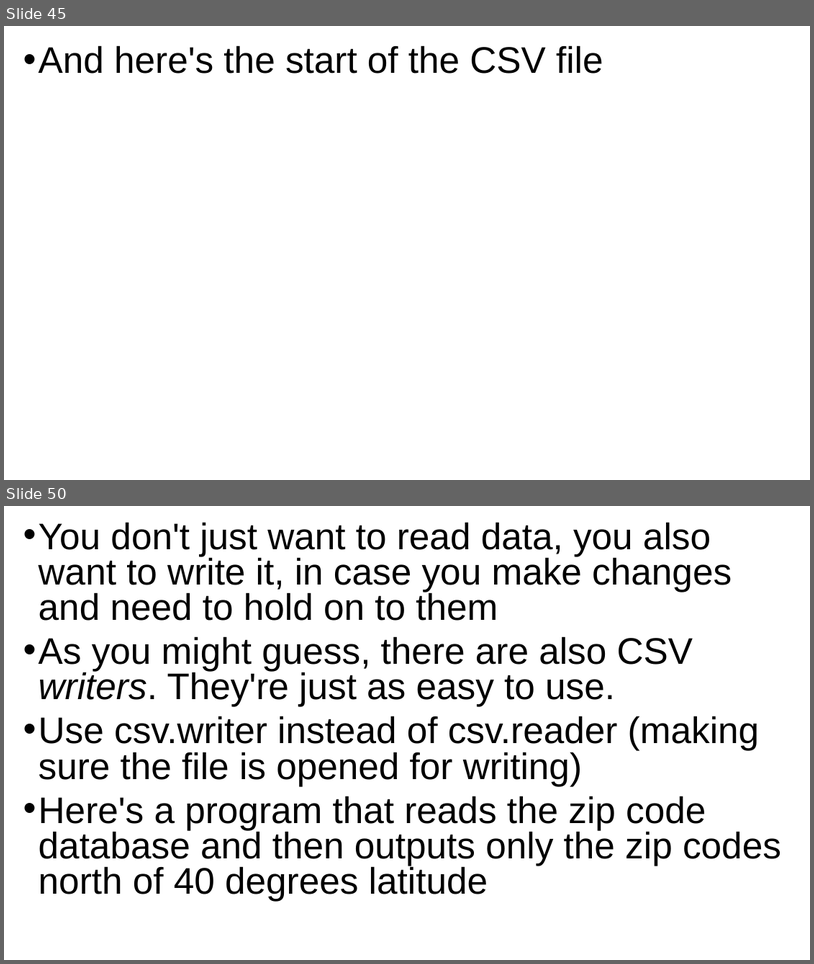
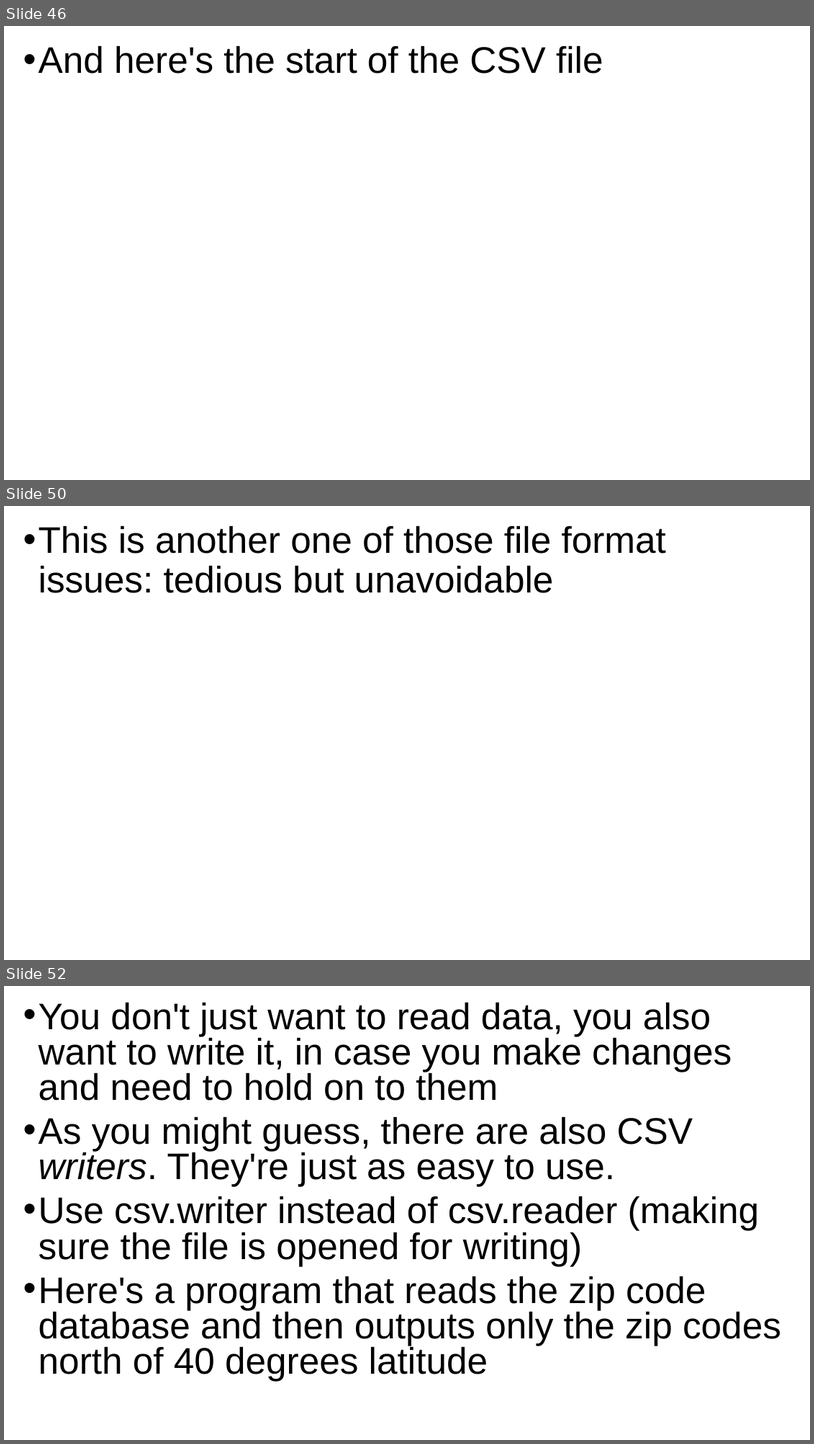
Before and after one commit to grimmelm/ctech404, a slide deck: ctech403/module_3/CTECH403 Module 3 - CSVs.pptx. Shown one above the other, each under a label of ours: slides 45 and 50 before the commit, slides 46, 50 and 52 after it; the slides between them are not shown. The pictures are 814x964 and 814x1444 pixels, drawn with LibreOffice and Linux fonts; fonts in the diff are those of the drawing. Boxes give left, top, right and bottom in pixels: in the first picture for what was removed or moved away, otherwise in the second. Text is boxed around its words. In the diff, an @@ line names an element or a change of style, - is before the commit and + after.

```diff
--- a/ctech403/module_3/CTECH403 Module 3 - CSVs.pptx
+++ b/ctech403/module_3/CTECH403 Module 3 - CSVs.pptx
@@ slide 50 added at (4, 506, 810, 960), background #FFFFFF @@
@@ text added at (39, 525, 666, 593), 44 pt, text #000000 @@
+• This is another one of those file format issues: tedious but unavoidable
@@ what was slide 45 is now slide 46 @@
@@ what was slide 50 is now slide 52 @@
```
Also in this commit, not shown: 8 slides changed, 9 other slides added, 8 slides removed, 9 other files.
